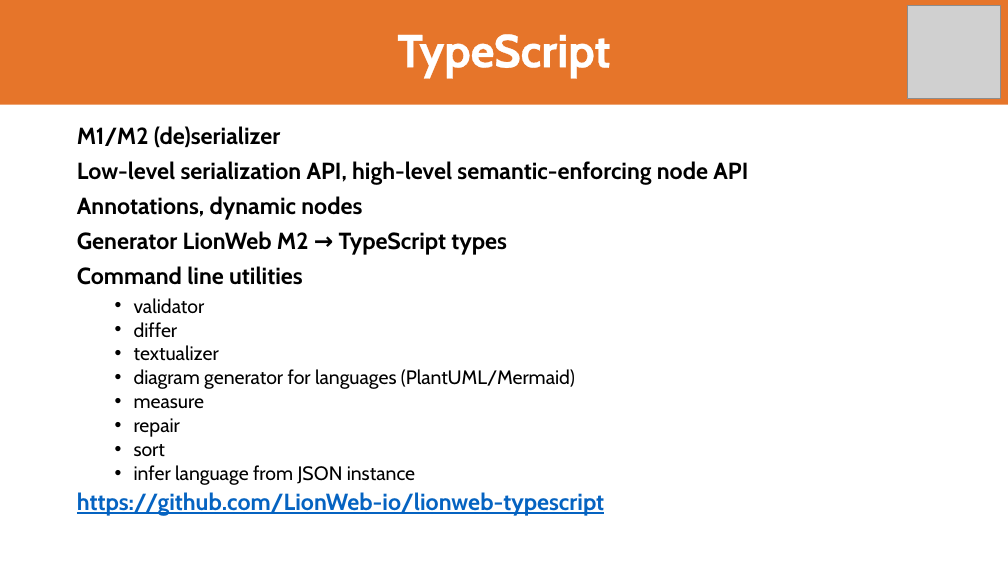
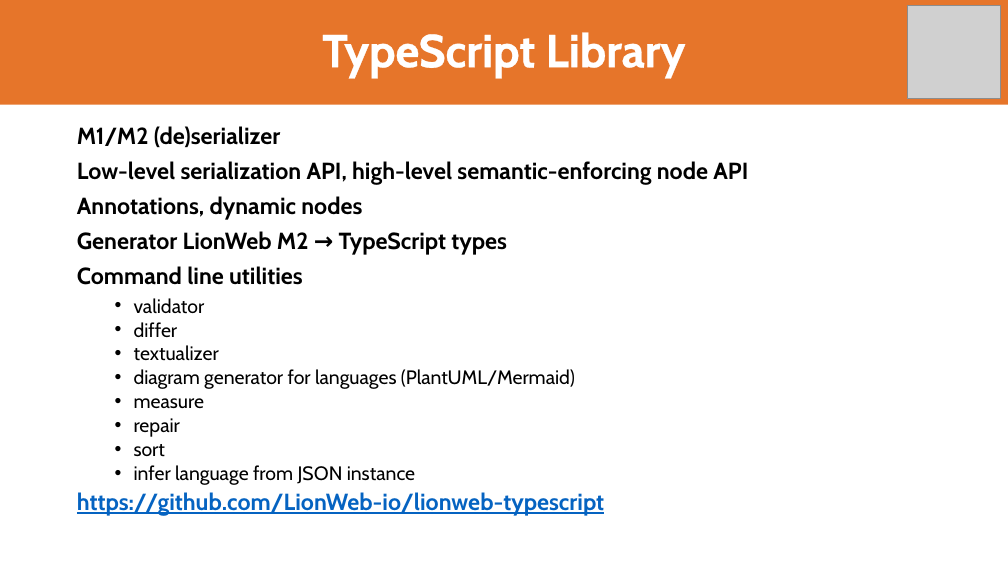
Before and after one commit to LionWeb-io/specification, a slide deck: slide 24 of resources/LangDev 2024 Talk.pptx. Drawn at 1008x567 pixels with LibreOffice and Linux fonts; fonts in the diff are those of the drawing; grey boxes stand for pictures; background and template pictures are left out. Boxes give left, top, right and bottom in pixels: in the first picture for what was removed or moved away, otherwise in the second. Text is boxed around its words. In the diff, an @@ line names an element or a change of style, - is before the commit and + after.

```diff
--- a/resources/LangDev 2024 Talk.pptx
+++ b/resources/LangDev 2024 Talk.pptx
@@ title at (322,32,686,78): text changed @@
-TypeScript
+TypeScript Library
```
Also in this commit, not shown: 12 other slides changed.
